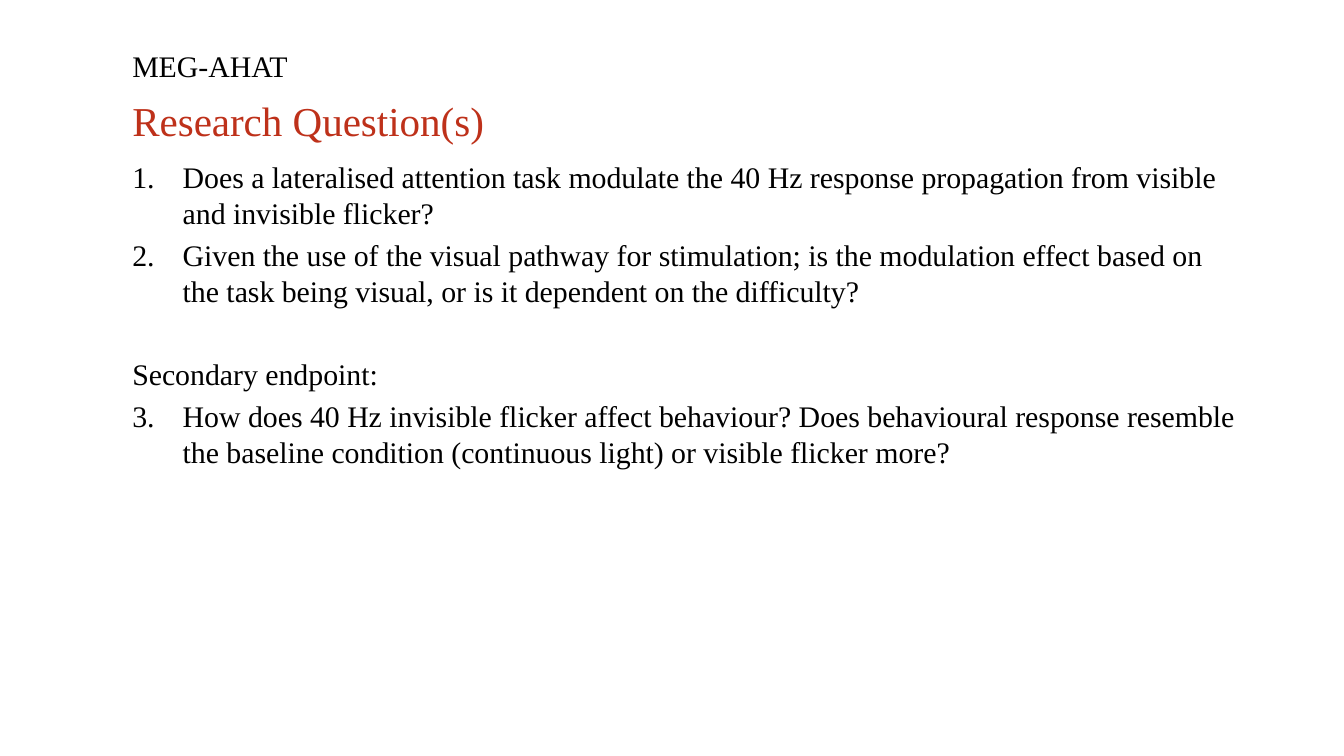
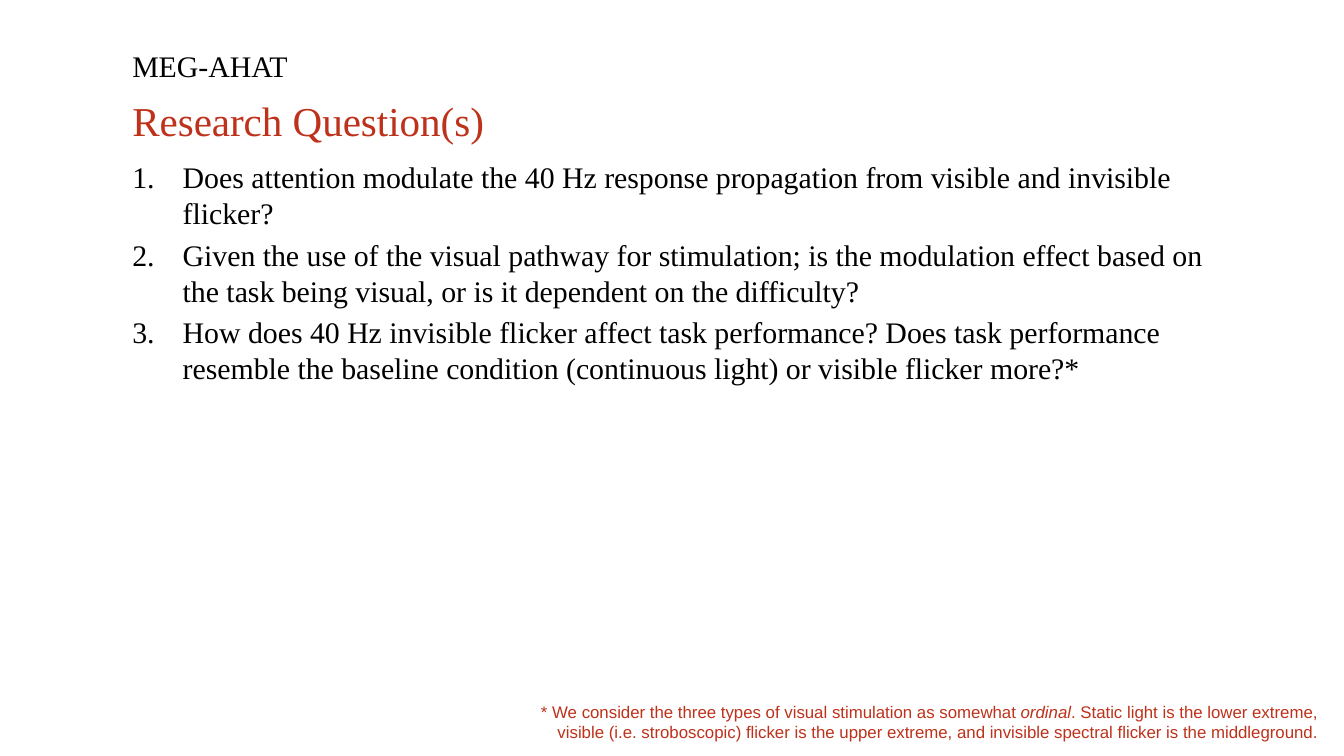
Before and after one commit to henneysq/meg-ahat, a slide deck: slide 3 of protocol/Invisible-Flicker_aka_MEG-AHAT_project_PPM.pptx. Drawn at 1344x756 pixels with LibreOffice and Linux fonts; fonts in the diff are those of the drawing; background and template pictures are left out. Boxes give left, top, right and bottom in pixels: in the first picture for what was removed or moved away, otherwise in the second. Text is boxed around its words. In the diff, an @@ line names an element or a change of style, - is before the commit and + after.

Commit message:
Clarified research questions

```diff
--- a/protocol/Invisible-Flicker_aka_MEG-AHAT_project_PPM.pptx
+++ b/protocol/Invisible-Flicker_aka_MEG-AHAT_project_PPM.pptx
@@ text at [183, 167, 1170, 225]: text changed @@
-1. Does a lateralised attention task modulate the 40 Hz response propagation from visible and invisible flicker?
+1. Does attention modulate the 40 Hz response propagation from visible and invisible flicker?
@@ text at [183, 322, 1159, 385]: text changed @@
-Secondary endpoint:
-1. How does 40 Hz invisible flicker affect behaviour? Does behavioural response resemble the baseline condition (continuous light) or visible flicker more?
+3. How does 40 Hz invisible flicker affect task performance? Does task performance resemble the baseline condition (continuous light) or visible flicker more?*
@@ text added at [552, 705, 1317, 742], 9 pt, text #BE311A @@
+* We consider the three types of visual stimulation as somewhat ordinal. Static light is the lower extreme, visible (i.e. stroboscopic) flicker is the upper extreme, and invisible spectral flicker is the middleground.
```
